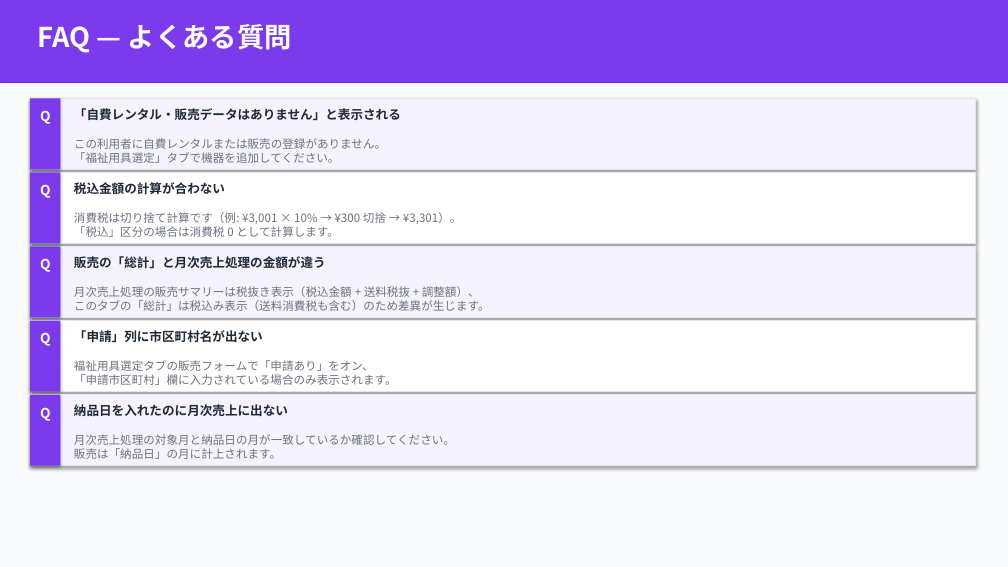
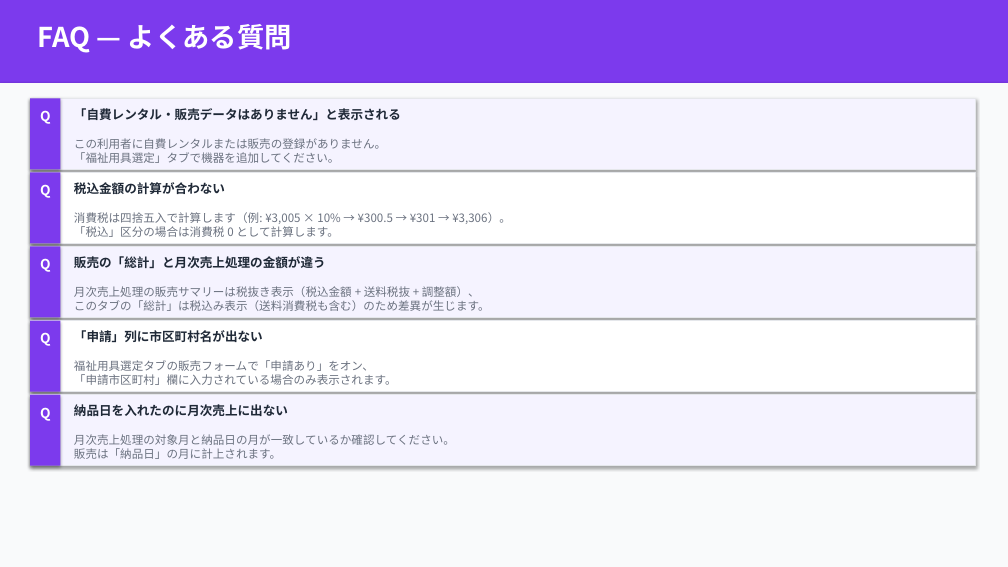
Before and after one commit to yoriko-kikunaga/welfare-assist-pro, a slide deck: slide 8 of docs/売上管理タブ_操作マニュアル.pptx. Drawn at 1008x567 pixels with LibreOffice and Linux fonts; fonts in the diff are those of the drawing. Boxes give left, top, right and bottom in pixels: in the first picture for what was removed or moved away, otherwise in the second. Text is boxed around its words. In the diff, an @@ line names an element or a change of style, - is before the commit and + after.

```diff
--- a/docs/売上管理タブ_操作マニュアル.pptx
+++ b/docs/売上管理タブ_操作マニュアル.pptx
@@ text at (74,212,511,237): text changed @@
-消費税は切り捨て計算です（例: ¥3,001 × 10% → ¥300 切捨 → ¥3,301）。
-「税込」区分の場合は消費税 0 として計算します。
+消費税は四捨五入で計算します（例: ¥3,005 × 10% → ¥300.5 → ¥301 → ¥3,306）。
+「税込」区分の場合は消費税 0 として計算します。
```
Also in this commit, not shown: 1 other slide changed, 5 other files.
